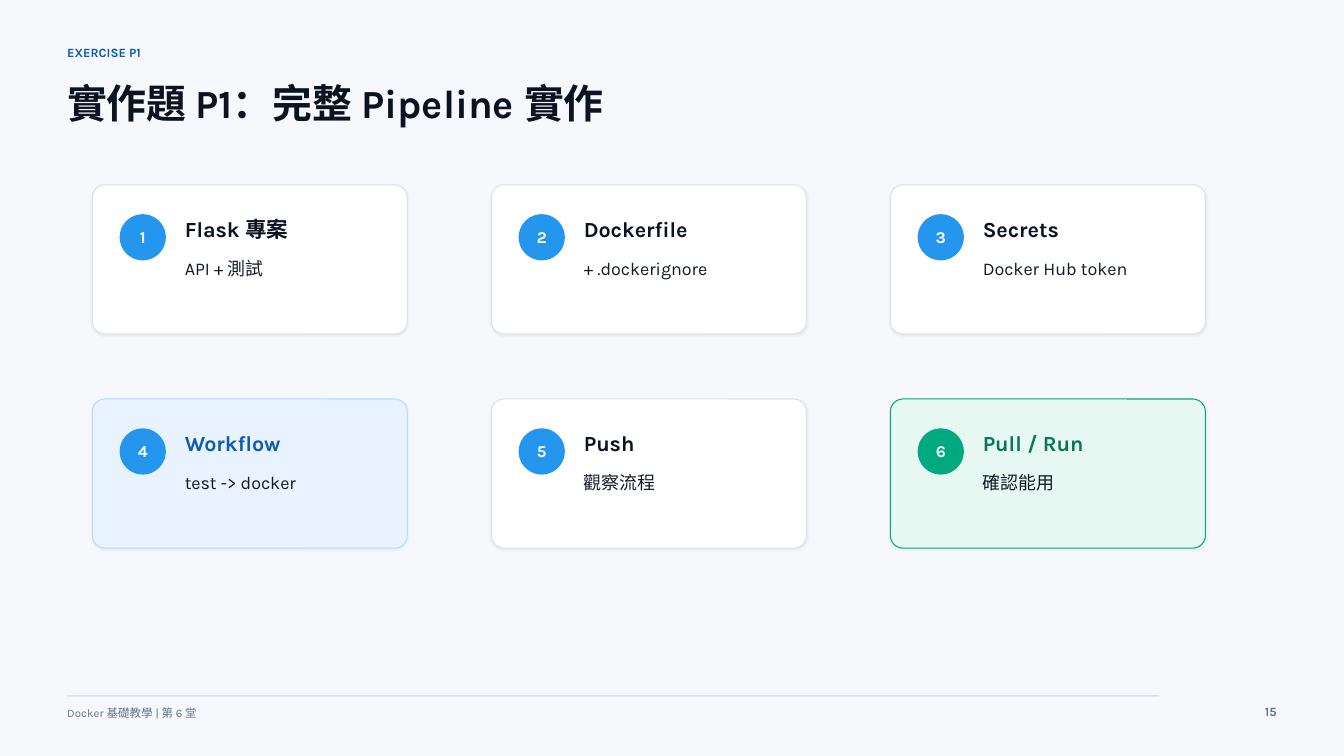
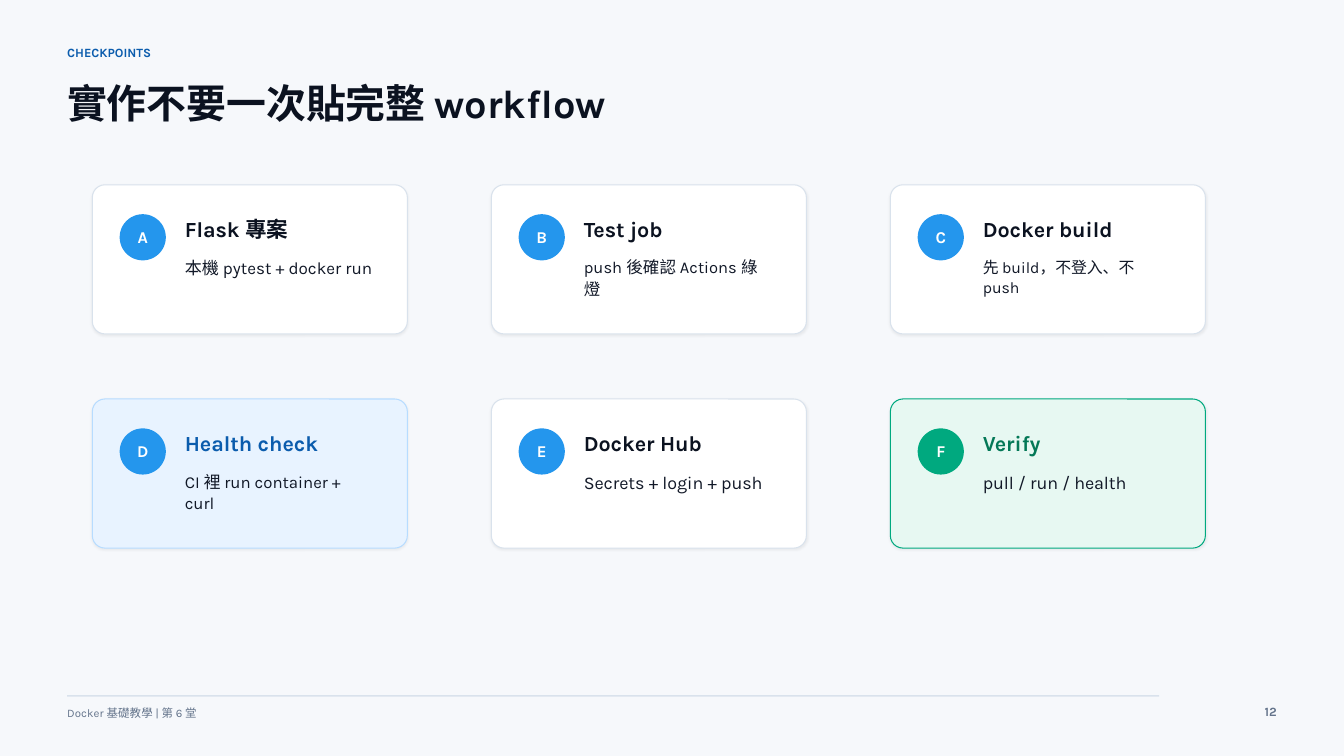
Before and after one commit to lalalalaluk/docker-practice, a slide deck: slide 12 of slides/docker-session6-github-actions-advanced.pptx (slide 15 before the commit). Drawn at 1344x756 pixels with LibreOffice and Linux fonts; fonts in the diff are those of the drawing. Boxes give left, top, right and bottom in pixels: in the first picture for what was removed or moved away, otherwise in the second. Text is boxed around its words. In the diff, an @@ line names an element or a change of style, - is before the commit and + after.

Commit message:
Update Docker course slide code appendices

```diff
--- a/slides/docker-session6-github-actions-advanced.pptx
+++ b/slides/docker-session6-github-actions-advanced.pptx
@@ text at (x1=67, y1=48, x2=151, y2=57): text changed @@
-EXERCISE P1
+CHECKPOINTS
@@ text at (x1=67, y1=83, x2=606, y2=122): text changed @@
-實作題 P1：完整 Pipeline 實作
+實作不要一次貼完整 workflow
@@ text at (x1=138, y1=232, x2=148, y2=243): text changed @@
-1
+A
@@ text at (x1=536, y1=232, x2=547, y2=243): text changed @@
-2
+B
@@ text at (x1=584, y1=221, x2=663, y2=243): text changed @@
-Dockerfile
+Test job
@@ text at (x1=936, y1=232, x2=946, y2=243): text changed @@
-3
+C
@@ text at (x1=983, y1=222, x2=1113, y2=238): text changed @@
-Secrets
+Docker build
@@ text at (x1=185, y1=259, x2=372, y2=278): text changed; size 12.8 to 12.3 pt @@
-API + 測試
+本機 pytest + docker run
@@ text at (x1=584, y1=259, x2=758, y2=296): text changed; size 12.8 to 11.9 pt @@
-+ .dockerignore
+push 後確認 Actions 綠燈
@@ text at (x1=983, y1=259, x2=1134, y2=297): text changed; size 12.8 to 11.3 pt @@
-Docker Hub token
+先 build，不登入、不 push
@@ text at (x1=137, y1=446, x2=148, y2=457): text changed @@
-4
+D
@@ text at (x1=185, y1=436, x2=318, y2=452): text changed @@
-Workflow
+Health check
@@ text at (x1=537, y1=446, x2=547, y2=457): text changed @@
-5
+E
@@ text at (x1=584, y1=436, x2=702, y2=452): text changed @@
-Push
+Docker Hub
@@ text at (x1=936, y1=446, x2=945, y2=457): text changed @@
-6
+F
@@ text at (x1=983, y1=436, x2=1041, y2=457): text changed @@
-Pull / Run
+Verify
@@ text at (x1=185, y1=474, x2=328, y2=509): text changed; size 12.8 to 12 pt @@
-test -> docker
+CI 裡 run container + curl
@@ text at (x1=584, y1=476, x2=762, y2=494): text changed @@
-觀察流程
+Secrets + login + push
@@ text at (x1=983, y1=476, x2=1126, y2=494): text changed @@
-確認能用
+pull / run / health
@@ text at (x1=1265, y1=707, x2=1277, y2=716): text changed @@
-15
+12
```
Also in this commit, not shown: 25 other slides changed, 41 slides added, 6 slides removed, 4 other files.
